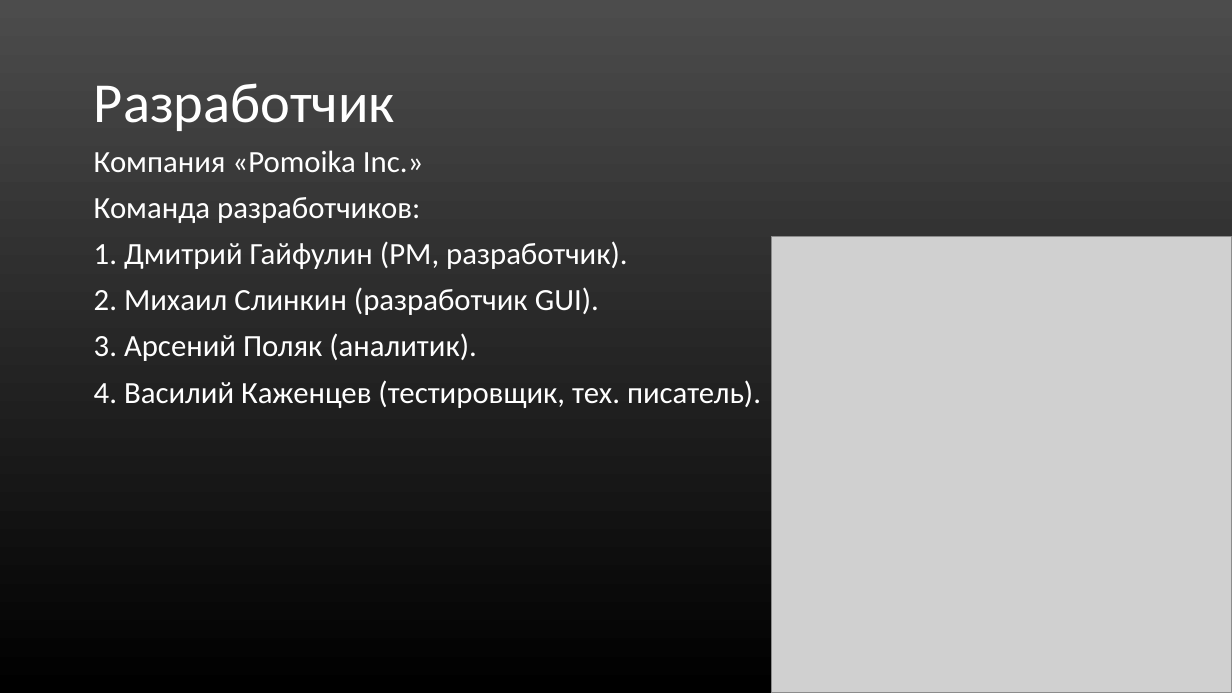
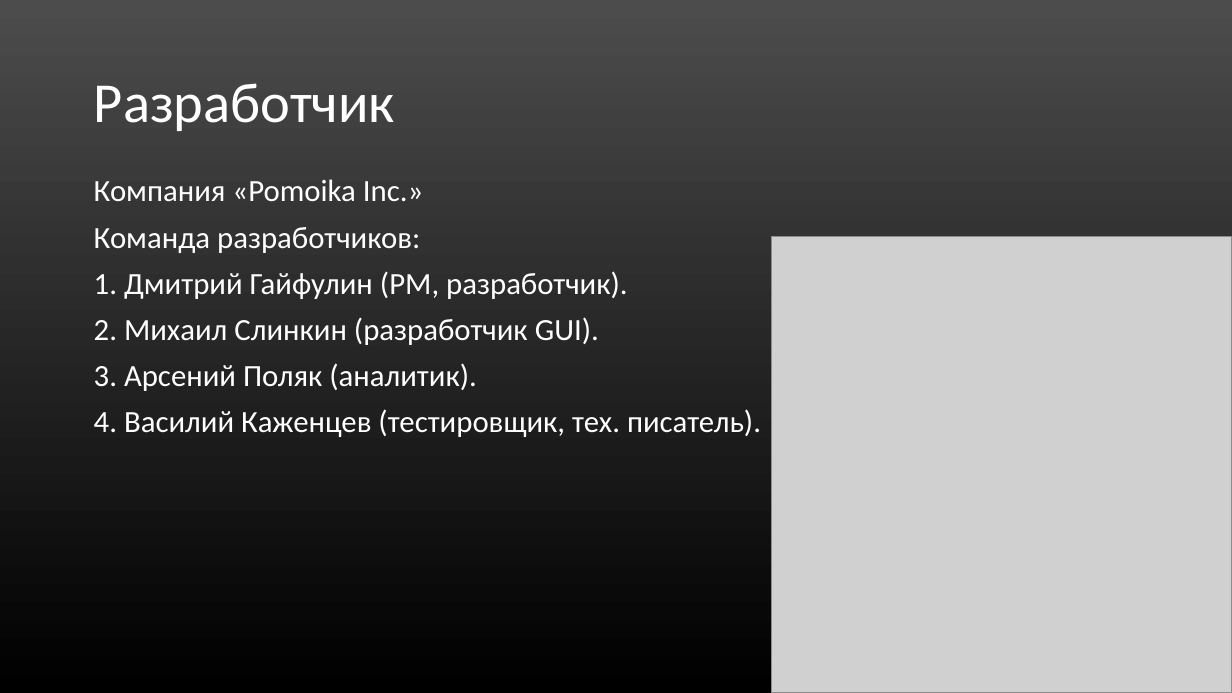
Before and after one commit to Mr-Dm1try/SteamCardsFarmer, a slide deck: slide 2 of Презентация_Помойки.ppt. Drawn at 1232x693 pixels with LibreOffice and Linux fonts; fonts in the diff are those of the drawing; grey boxes stand for pictures. Boxes give left, top, right and bottom in pixels: in the first picture for what was removed or moved away, otherwise in the second. Text is boxed around its words. In the diff, an @@ line names an element or a change of style, - is before the commit and + after.

```diff
--- a/Презентация_Помойки.ppt
+++ b/Презентация_Помойки.ppt
@@ text "Компания «Pomoika Inc.»": place and size @@
-text "Компания «Pomoika Inc.»" at (94,150,761,408)
+text "Компания «Pomoika Inc.»" at (94,179,761,437)
```
Also in this commit, not shown: 7 other slides changed, 2 slides added, 3 slides removed.
